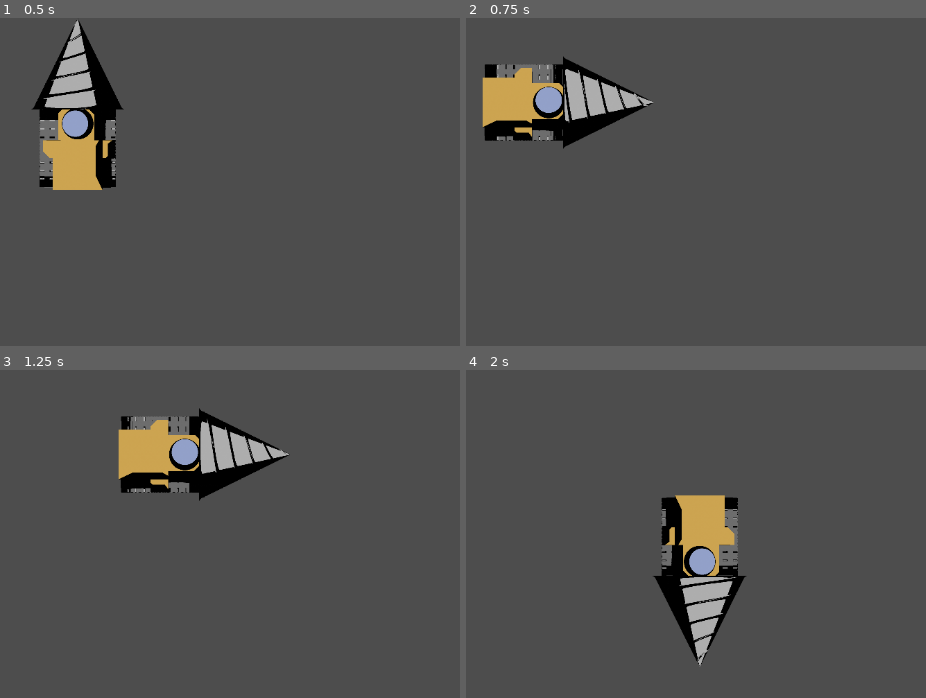
Above: before the commit, frames 1-4 (two rows, left to right).
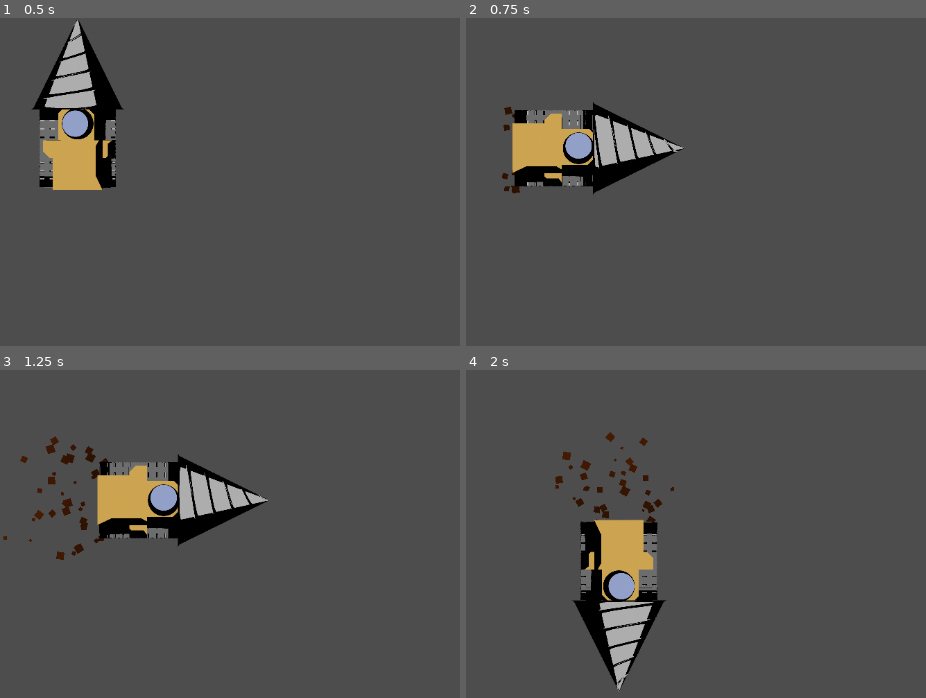
Above: after the commit, the same moments.

Repository: RobertLRollins/Drill
Game: Godot game, scene res://drill/drill.tscn
Same seed, same stepped clock (60 frames per second), same inputs: the game is played once before the commit and once after it. The project has no main scene, so this scene is started directly.
Inputs:
- Up to frame 1 (0.5 s): no input
- Up to frame 2 (0.75 s): tap Enter at 0.5 s; hold D (move_right) from 0.53 s (still down)
- Up to frame 3 (1.25 s): keep holding D (move_right)
- Up to frame 4 (2 s): release D (move_right) at 1.28 s; hold S (move_down) from 1.28 s (still down)

Frame 1 is identical in both runs. In frame 2, 11% of the frame differs, in the area x 3-48%, y 11-54%; in frame 3, 12%; in frame 4, 14%, in the area x 19-61%, y 18-98%.

Commit message:
Add Dirt CPUParticles2D

Diff:
--- a/drill/drill.gd
+++ b/drill/drill.gd
@@ -1,6 +1,6 @@
 extends Sprite2D
 
-var normal_speed := 300.0
+var normal_speed := 150.0
 
 var max_speed := normal_speed
 var velocity := Vector2(0, 0)
@@ -24,8 +24,12 @@
 	position += velocity * delta
 	if velocity.length() < stop_threshold:
 		animation.stop()
+		$dirt_left.emitting = false
+		$dirt_right.emitting = false
 	else:
 		animation.play("move")
+		$dirt_left.emitting = true
+		$dirt_right.emitting = true
 
 	if direction.length() > 0.0:
 		rotation = velocity.angle() + PI / 2
--- a/drill/drill.tscn
+++ b/drill/drill.tscn
@@ -25,10 +25,14 @@
 "move": SubResource("Animation_n4ipv")
 }
 
+[sub_resource type="Gradient" id="Gradient_2nxi3"]
+colors = PackedColorArray(0.376471, 0.231373, 0.0745098, 1, 0.729412, 0.470588, 0.196078, 1)
+
 [node name="Drill" type="Sprite2D"]
-position = Vector2(112, 122)
+position = Vector2(110, 186)
 scale = Vector2(0.25, 0.25)
 texture = ExtResource("1_1ukdi")
+offset = Vector2(8, -256)
 hframes = 15
 script = ExtResource("2_dtqty")
 
@@ -36,3 +40,51 @@
 libraries = {
 "": SubResource("AnimationLibrary_rg46o")
 }
+
+[node name="dirt_left" type="CPUParticles2D" parent="."]
+z_index = -1
+position = Vector2(-164, 132)
+rotation = 1.5708
+amount = 21
+lifetime = 0.5
+randomness = 1.0
+emission_shape = 1
+emission_sphere_radius = 1.0
+spread = 66.0
+gravity = Vector2(0, 0)
+initial_velocity_min = 444.44
+initial_velocity_max = 755.98
+angular_velocity_min = -540.0
+angular_velocity_max = 540.0
+angle_min = -436.4
+angle_max = 160.0
+scale_amount_min = 3.0
+scale_amount_max = 12.0
+color = Color(0.376471, 0.231373, 0.0745098, 1)
+color_ramp = SubResource("Gradient_2nxi3")
+hue_variation_min = -1.0
+hue_variation_max = 0.35
+
+[node name="dirt_right" type="CPUParticles2D" parent="."]
+z_index = -1
+position = Vector2(164, 132)
+rotation = 1.5708
+amount = 21
+lifetime = 0.5
+randomness = 1.0
+emission_shape = 1
+emission_sphere_radius = 1.0
+spread = 66.0
+gravity = Vector2(0, 0)
+initial_velocity_min = 444.44
+initial_velocity_max = 755.98
+angular_velocity_min = -540.0
+angular_velocity_max = 540.0
+angle_min = -436.4
+angle_max = 160.0
+scale_amount_min = 3.0
+scale_amount_max = 12.0
+color = Color(0.376471, 0.231373, 0.0745098, 1)
+color_ramp = SubResource("Gradient_2nxi3")
+hue_variation_min = -1.0
+hue_variation_max = 0.35
Not shown: 1 places in drill/drill.tscn that only renumber resources
